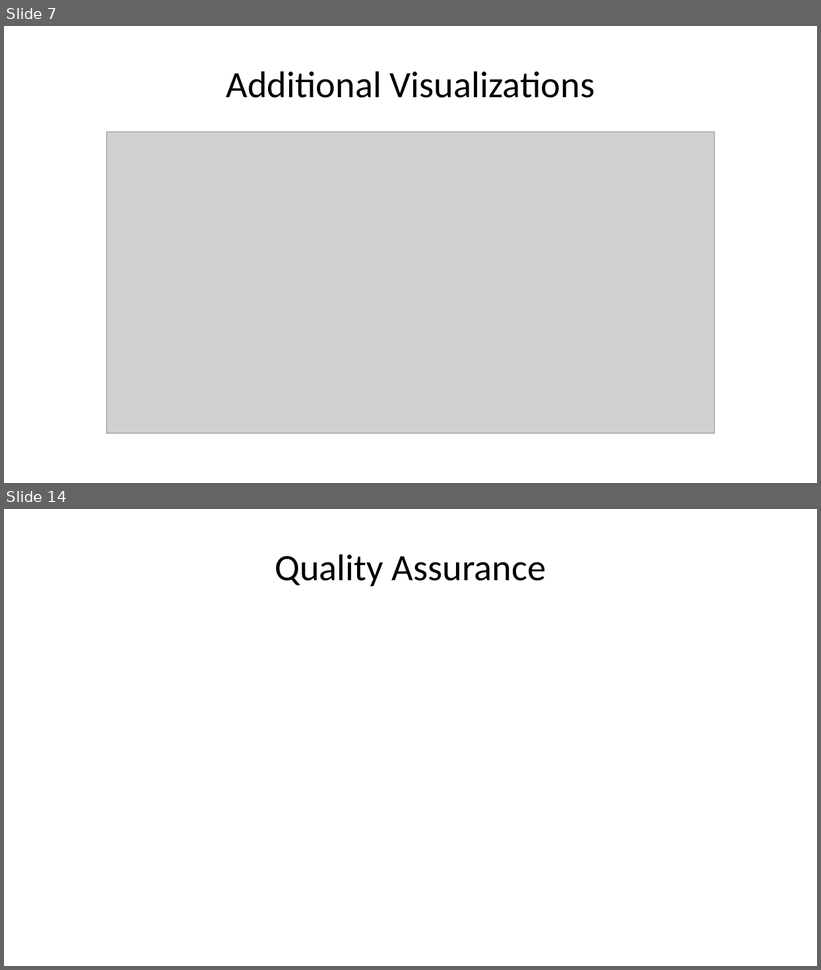
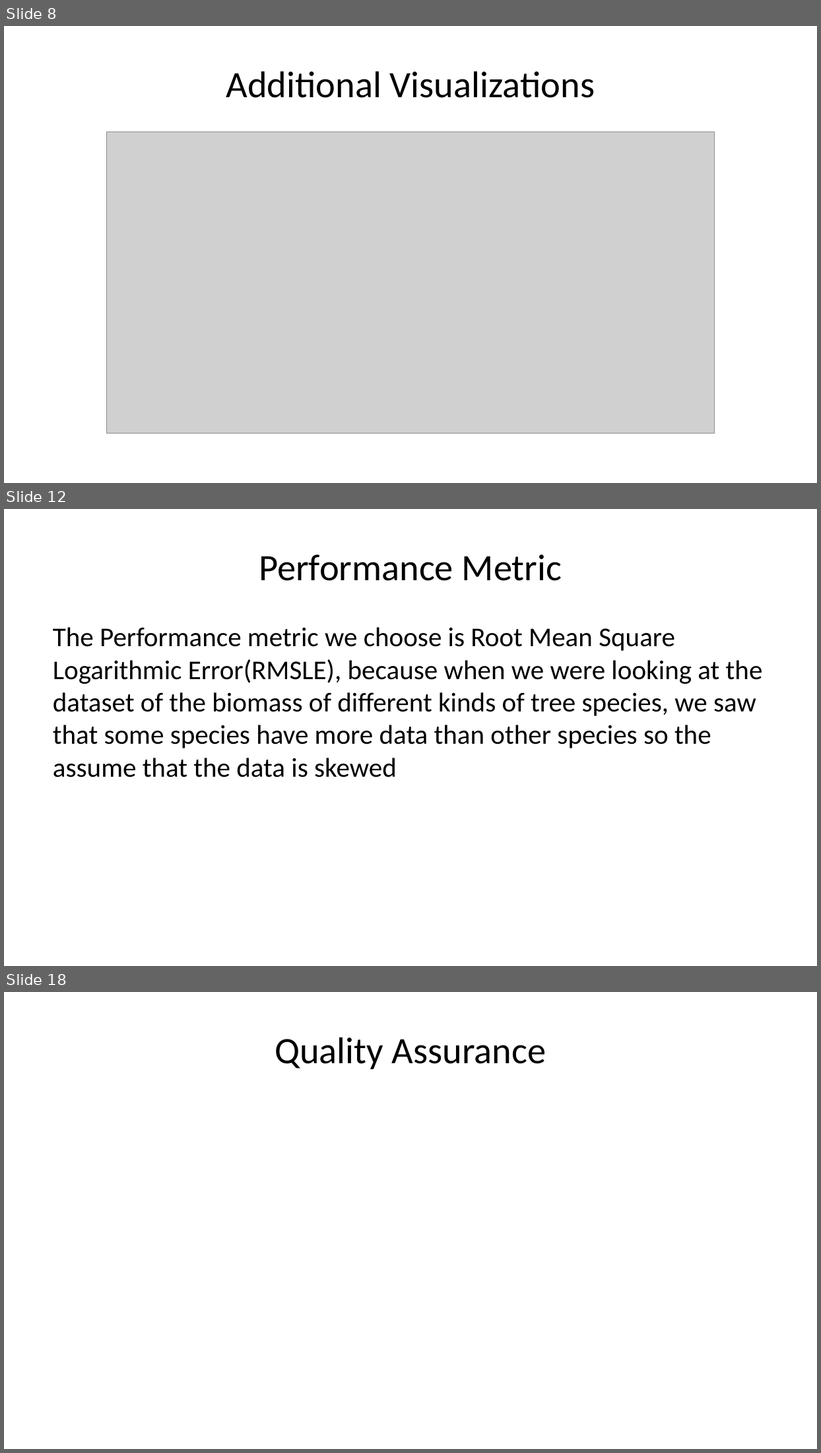
Before and after one commit to deancallahan25/Redwood-Analytics-Portfolio, a slide deck: Project-3/individual-models/data/presentation.pptx. Shown one above the other, each under a label of ours: slides 7 and 14 before the commit, slides 8, 12 and 18 after it; the slides between them are not shown. The pictures are 821x970 and 821x1453 pixels, drawn with LibreOffice and Linux fonts; fonts in the diff are those of the drawing; grey boxes stand for pictures. Boxes give left, top, right and bottom in pixels: in the first picture for what was removed or moved away, otherwise in the second. Text is boxed around its words. In the diff, an @@ line names an element or a change of style, - is before the commit and + after.

```diff
--- a/Project-3/individual-models/data/presentation.pptx
+++ b/Project-3/individual-models/data/presentation.pptx
@@ slide 12 added at (4, 509, 817, 966), background #FFFFFF @@
@@ title added at (259, 555, 562, 581), 33 pt, text #000000 @@
+Performance Metric
@@ text added at (53, 627, 763, 778), 24 pt, text #000000 @@
+The Performance metric we choose is Root Mean Square Logarithmic Error(RMSLE), because when we were looking at the dataset of the biomass of different kinds of tree species, we saw that some species have more data than other species so the assume that the data is skewed
@@ what was slide 7 is now slide 8 @@
@@ what was slide 14 is now slide 18 @@
```
Also in this commit, not shown: 5 slides changed, 7 other slides added, 4 slides removed, 1 other file.
